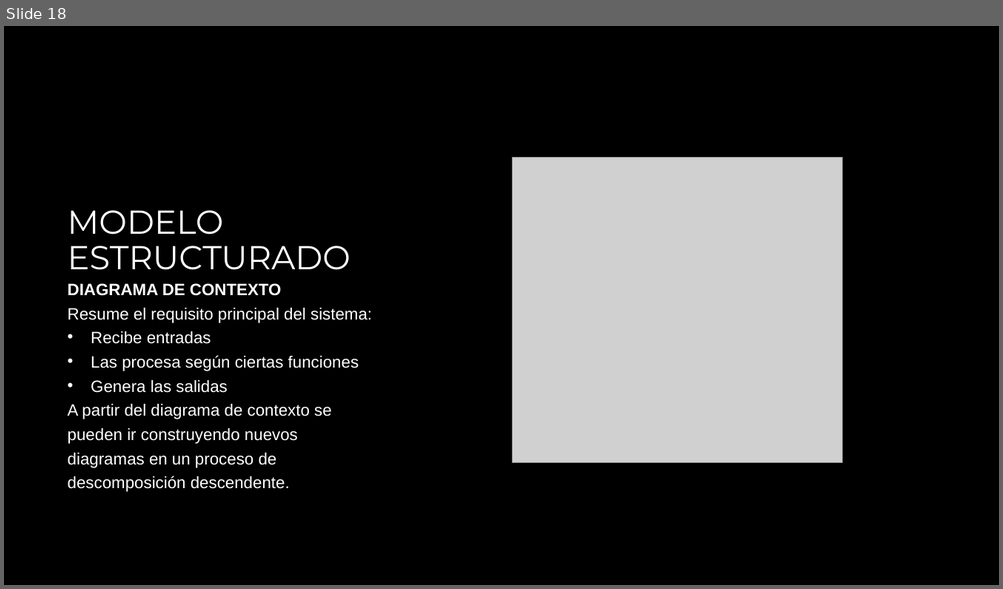
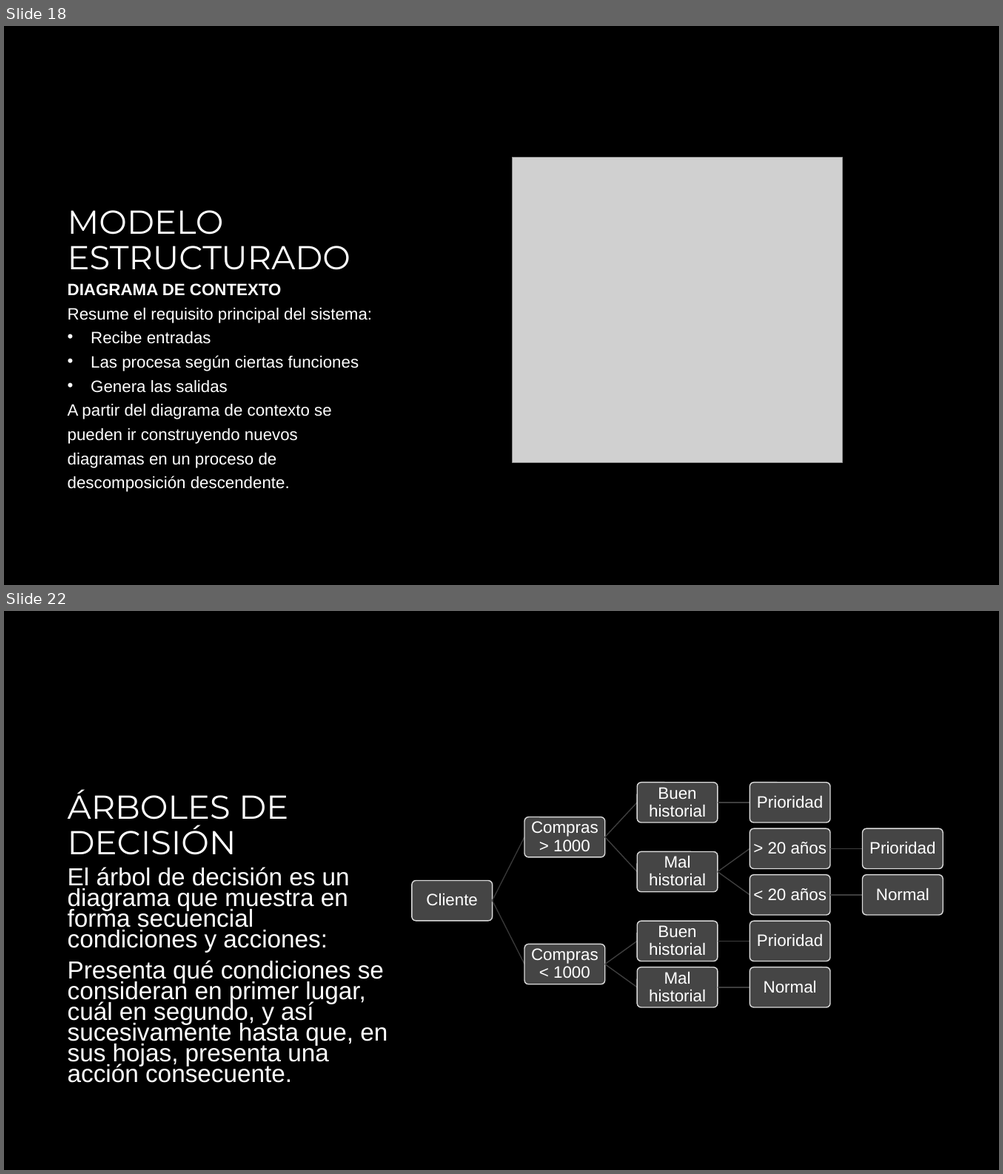
Before and after one commit to zherar7ordoya/AP3, a slide deck: Metodología de Desarrollo de Sistemas I/1er Parcial Metodologia I 2021 (Parte B).pptx. Shown one above the other, each under a label of ours: slide 18 before the commit, slides 18 and 22 after it; the slides between them are not shown. The pictures are 1003x589 and 1003x1174 pixels, drawn with LibreOffice and Linux fonts; fonts in the diff are those of the drawing; grey boxes stand for pictures; background and template pictures are left out. Boxes give left, top, right and bottom in pixels: in the first picture for what was removed or moved away, otherwise in the second. Text is boxed around its words. In the diff, an @@ line names an element or a change of style, - is before the commit and + after.

```diff
--- a/Metodología de Desarrollo de Sistemas I/1er Parcial Metodologia I 2021 (Parte B).pptx
+++ b/Metodología de Desarrollo de Sistemas I/1er Parcial Metodologia I 2021 (Parte B).pptx
@@ slide 22 added at (4, 611, 999, 1170), background #000000 @@
@@ title added at (68, 789, 288, 855), 32 pt, text #FFFFFF @@
+ÁRBOLES DE DECISIÓN
@@ text added at (68, 867, 387, 1083), 23.8 pt, text #FFFFFF @@
+El árbol de decisión es un diagrama que muestra en forma secuencial condiciones y acciones:
+Presenta qué condiciones se consideran en primer lugar, cuál en segundo, y así sucesivamente hasta que, en sus hojas, presenta una acción consecuente.
@@ group added at (412, 783, 942, 1008): 14 rounded rectangles, 14 texts, 13 freeform shapes @@
+Cliente
+Compras > 1000
+Buen historial
+Prioridad
+Mal historial
+> 20 años
+Prioridad
+< 20 años
+Normal
+Compras < 1000
+Buen historial
+Prioridad
+Mal historial
+Normal
```
Also in this commit, not shown: 1 slide changed, 3 other slides added, 16 other files.
